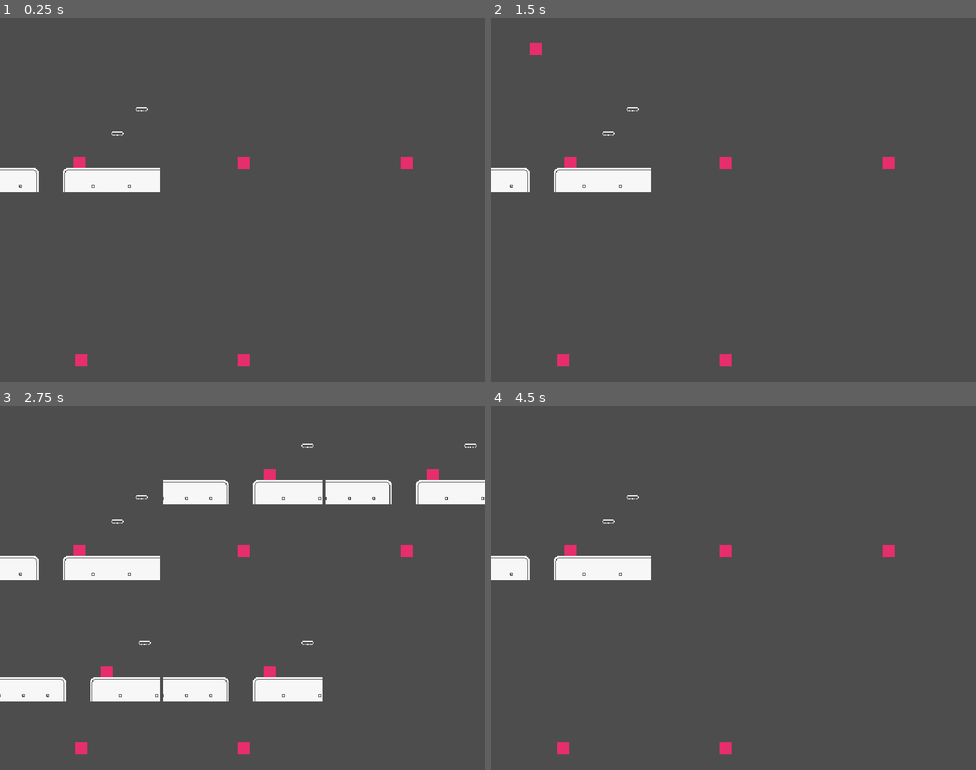
Above: before the commit, frames 1-4 (two rows, left to right).
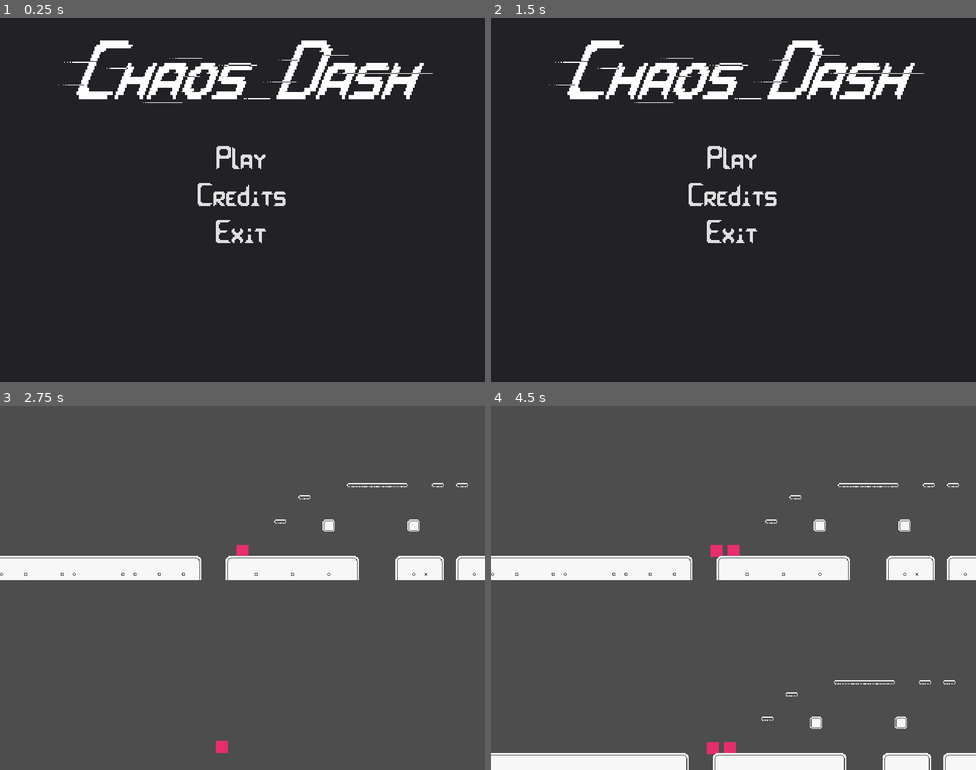
Above: after the commit, the same moments.

Repository: BlessedSleepSeeker/ChaosDash
Game: Godot game, scene res://Scenes/Menu/MainMenu.tscn
Same seed, same stepped clock (60 frames per second), same inputs: the game is played once before the commit and once after it. Before the commit the project starts from res://Scenes/World/World.tscn.
Inputs (mouse positions are in pixels of both pictures, inside the frame that each line leads up to):
- Up to frame 1 (0.25 s): no input
- Up to frame 2 (1.5 s): click (733, 200) at 0.5 s, where only the run after the commit has a clickable "Credits"; click (733, 363) at 1.25 s, where only the run after the commit has a clickable "Go Back"
- Up to frame 3 (2.75 s): click (242, 551) at 2 s, where only the run after the commit has a clickable "Play"
- Up to frame 4 (4.5 s): no input

The runs differ from the first frame. In frame 1, 100% of the frame differs, in the area x 0-100%, y 0-100%; in frame 2, 100%; in frame 3, 12%; in frame 4, 8.5%.

Commit message:
main menu

Diff:
--- /dev/null
+++ b/game/Assets/MainTheme.tres
@@ -0,0 +1,33 @@
+[gd_resource type="Theme" load_steps=7 format=3 uid="uid://c1e08ke8dkqgy"]
+
+[ext_resource type="FontFile" uid="uid://cmrl2ud2gbcsr" path="res://Assets/Font/sci-bi.ttf" id="1_tttqy"]
+
+[sub_resource type="StyleBoxEmpty" id="StyleBoxEmpty_ndwxm"]
+
+[sub_resource type="StyleBoxEmpty" id="StyleBoxEmpty_wgtic"]
+
+[sub_resource type="StyleBoxLine" id="StyleBoxLine_g5bj8"]
+content_margin_left = 3.0
+content_margin_top = 3.0
+color = Color(1, 1, 1, 1)
+grow_begin = -5.0
+grow_end = -5.0
+thickness = 5
+vertical = true
+
+[sub_resource type="StyleBoxEmpty" id="StyleBoxEmpty_3cvge"]
+
+[sub_resource type="StyleBoxLine" id="StyleBoxLine_xb3xy"]
+color = Color(0.635294, 0.635294, 0.635294, 1)
+grow_begin = -5.0
+grow_end = -5.0
+thickness = 5
+
+[resource]
+Button/font_sizes/font_size = 40
+Button/fonts/font = ExtResource("1_tttqy")
+Button/styles/disabled = SubResource("StyleBoxEmpty_ndwxm")
+Button/styles/focus = SubResource("StyleBoxEmpty_wgtic")
+Button/styles/hover = SubResource("StyleBoxLine_g5bj8")
+Button/styles/normal = SubResource("StyleBoxEmpty_3cvge")
+Button/styles/pressed = SubResource("StyleBoxLine_xb3xy")
--- /dev/null
+++ b/game/Scenes/Menu/CreditsScene.gd
@@ -0,0 +1,13 @@
+extends Control
+
+@export var mainMenu = load("res://Scenes/Menu/MainMenu.tscn")
+
+# Called when the node enters the scene tree for the first time.
+func _ready():
+	pass # Replace with function body.
+
+
+
+
+func _on_button_pressed():
+	get_tree().change_scene_to_packed(mainMenu)
--- /dev/null
+++ b/game/Scenes/Menu/CreditsScene.tscn
@@ -0,0 +1,43 @@
+[gd_scene load_steps=4 format=3 uid="uid://vd1entiph7b0"]
+
+[ext_resource type="Theme" uid="uid://c1e08ke8dkqgy" path="res://Assets/MainTheme.tres" id="1_hcacd"]
+[ext_resource type="Script" path="res://Scenes/Menu/CreditsScene.gd" id="2_6qdda"]
+[ext_resource type="Texture2D" uid="uid://wtlm7bfbauu" path="res://Assets/TitleScreen/credits.png" id="3_yfibk"]
+
+[node name="CreditsScene" type="Control"]
+layout_mode = 3
+anchors_preset = 15
+anchor_right = 1.0
+anchor_bottom = 1.0
+grow_horizontal = 2
+grow_vertical = 2
+theme = ExtResource("1_hcacd")
+script = ExtResource("2_6qdda")
+
+[node name="TextureRect" type="TextureRect" parent="."]
+layout_mode = 1
+anchors_preset = 15
+anchor_right = 1.0
+anchor_bottom = 1.0
+grow_horizontal = 2
+grow_vertical = 2
+texture = ExtResource("3_yfibk")
+
+[node name="M" type="MarginContainer" parent="."]
+layout_mode = 1
+anchors_preset = 7
+anchor_left = 0.5
+anchor_top = 1.0
+anchor_right = 0.5
+anchor_bottom = 1.0
+offset_left = -44.5
+offset_top = -47.0
+offset_right = 44.5
+grow_horizontal = 2
+grow_vertical = 0
+
+[node name="Button" type="Button" parent="M"]
+layout_mode = 2
+text = "Go Back"
+
+[connection signal="pressed" from="M/Button" to="." method="_on_button_pressed"]
--- /dev/null
+++ b/game/Scenes/Menu/MainMenu.gd
@@ -0,0 +1,22 @@
+extends CenterContainer
+
+@export var creditsScenePath := "res://Scenes/Menu/CreditsScene.tscn"
+@export var gameScenePath := "res://Scenes/World/World.tscn"
+
+@onready var playBtn = $VBox/Play
+@onready var creditsBtn = $VBox/Credits
+@onready var quitBtn = $VBox/Exit
+# Called when the node enters the scene tree for the first time.
+func _ready():
+	pass # Replace with function body.
+
+func _on_quit_button_pressed():
+	get_tree().quit()
+
+func _on_credits_button_pressed():
+	var creditsScene = load(creditsScenePath)
+	get_tree().change_scene_to_packed(creditsScene)
+
+func _on_play_button_pressed():
+	var gameScene = load(gameScenePath)
+	get_tree().change_scene_to_packed(gameScene)
--- a/game/Scenes/Menu/MainMenu.tscn
+++ b/game/Scenes/Menu/MainMenu.tscn
@@ -1,9 +1,38 @@
-[gd_scene format=3 uid="uid://chgfq0kn0onbo"]
+[gd_scene load_steps=4 format=3 uid="uid://chgfq0kn0onbo"]
 
-[node name="MainMenu" type="Control"]
-layout_mode = 3
+[ext_resource type="Theme" uid="uid://c1e08ke8dkqgy" path="res://Assets/MainTheme.tres" id="1_g8gri"]
+[ext_resource type="Texture2D" uid="uid://dgrh76vm86fey" path="res://Assets/TitleScreen/title.png" id="1_o5het"]
+[ext_resource type="Script" path="res://Scenes/Menu/MainMenu.gd" id="2_20ujx"]
+
+[node name="MainMenu" type="CenterContainer"]
+texture_filter = 1
 anchors_preset = 15
 anchor_right = 1.0
 anchor_bottom = 1.0
 grow_horizontal = 2
 grow_vertical = 2
+theme = ExtResource("1_g8gri")
+script = ExtResource("2_20ujx")
+
+[node name="TextureRect" type="TextureRect" parent="."]
+layout_mode = 2
+texture = ExtResource("1_o5het")
+
+[node name="VBox" type="VBoxContainer" parent="."]
+layout_mode = 2
+
+[node name="Play" type="Button" parent="VBox"]
+layout_mode = 2
+text = "Play"
+
+[node name="Credits" type="Button" parent="VBox"]
+layout_mode = 2
+text = "Credits"
+
+[node name="Exit" type="Button" parent="VBox"]
+layout_mode = 2
+text = "Exit"
+
+[connection signal="pressed" from="VBox/Play" to="." method="_on_play_button_pressed"]
+[connection signal="pressed" from="VBox/Credits" to="." method="_on_credits_button_pressed"]
+[connection signal="pressed" from="VBox/Exit" to="." method="_on_quit_button_pressed"]
--- a/game/Scenes/World/World.tscn
+++ b/game/Scenes/World/World.tscn
@@ -1,10 +1,12 @@
-[gd_scene load_steps=4 format=3 uid="uid://crow5huq87jix"]
+[gd_scene load_steps=5 format=3 uid="uid://crow5huq87jix"]
 
+[ext_resource type="Script" path="res://Scenes/World/WorldHandler.gd" id="1_gtwtk"]
 [ext_resource type="Script" path="res://Scenes/World/SplitScreenHandler.gd" id="1_h66fm"]
 [ext_resource type="PackedScene" uid="uid://clfvgf4p2ahqb" path="res://Scenes/Character/Player.tscn" id="1_ij7vc"]
 [ext_resource type="PackedScene" uid="uid://bjabk0w0v8xsf" path="res://Scenes/World/LevelHandler.tscn" id="3_w3l1v"]
 
 [node name="WorldRoot" type="Node"]
+script = ExtResource("1_gtwtk")
 
 [node name="SplitScreenHandler" type="GridContainer" parent="."]
 anchors_preset = 15
@@ -16,7 +18,6 @@
 size_flags_horizontal = 3
 size_flags_vertical = 3
 script = ExtResource("1_h66fm")
-player_nbr = 5
 
 [node name="MainSubview" type="SubViewportContainer" parent="SplitScreenHandler"]
 layout_mode = 2
--- /dev/null
+++ b/game/Scenes/World/WorldHandler.gd
@@ -0,0 +1,11 @@
+extends Node
+
+
+# Called when the node enters the scene tree for the first time.
+func _ready():
+	pass # Replace with function body.
+
+
+# Called every frame. 'delta' is the elapsed time since the previous frame.
+func _process(delta):
+	pass
--- a/game/project.godot
+++ b/game/project.godot
@@ -12,7 +12,7 @@
 
 config/name="ChaosRunner"
 config/description="Global Game Jam 2024 Submission"
-run/main_scene="res://Scenes/World/World.tscn"
+run/main_scene="res://Scenes/Menu/MainMenu.tscn"
 config/features=PackedStringArray("4.2", "Forward Plus")
 config/icon="res://icon.svg"
 
Binary file added: game/Assets/Font/sci-bi.ttf
Not shown, added: game/Assets/Font/sci-bi.ttf.import
Binary file added: game/Assets/TitleScreen/credits.aseprite
Binary file added: game/Assets/TitleScreen/credits.png
Not shown, added: game/Assets/TitleScreen/credits.png.import
Binary file added: game/Assets/TitleScreen/title.aseprite
Binary file added: game/Assets/TitleScreen/title.png
Not shown, added: game/Assets/TitleScreen/title.png.import
Binary file added: game/Assets/UI/button.aseprite
Binary file added: game/Assets/UI/button.png
Not shown, added: game/Assets/UI/button.png.import
Not shown, changed: README.md
